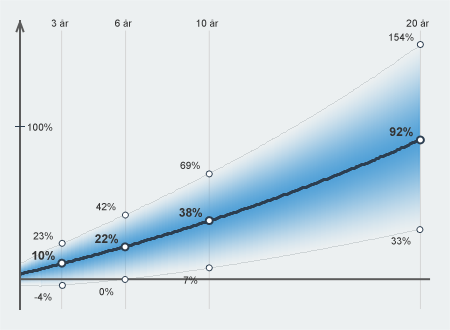
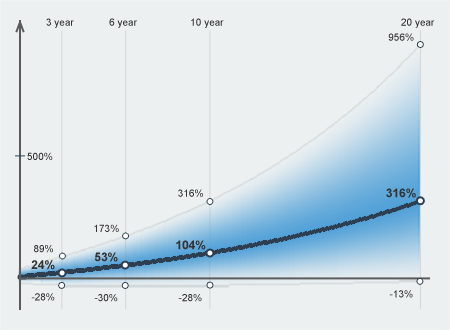
Two versions of the same layered image (450px x 330px). Layer-by-layer changes:
painted on "maxReturn10YearsText" over [left=178, top=161, right=203, bottom=197]
painted on "maxReturn6YearsText" over [left=94, top=203, right=119, bottom=232]
painted on "maxReturn3YearsText" over [left=33, top=232, right=53, bottom=253]
painted on "expReturn20YearsText" over [left=386, top=127, right=416, bottom=198]
painted on "expReturn10YearsText" over [left=176, top=208, right=206, bottom=250]
painted on "expReturn6YearsText" over [left=94, top=234, right=118, bottom=262]
painted on "expReturn3YearsText" over [left=31, top=251, right=55, bottom=270]
painted on "minReturn20YearsText" over [left=389, top=237, right=413, bottom=298]
painted on "minReturn10YearsText" over [left=178, top=276, right=202, bottom=302]
painted on "minReturn6YearsText" over [left=94, top=288, right=118, bottom=302]
painted on "expReturn20YearsDot" over [left=417, top=137, right=423, bottom=204]
painted on "minReturn20YearsDot" over [left=417, top=227, right=423, bottom=284]
painted on "yAxis100PercentText" over [left=27, top=123, right=53, bottom=160]
painted on "xAxisLine" over [left=21, top=277, right=431, bottom=281]
painted on "xAxis20YearText" over [left=401, top=18, right=435, bottom=28]
painted on "xAxis10YearText" over [left=191, top=18, right=224, bottom=28]
painted on "maxReturnCurve" over [left=18, top=45, right=423, bottom=270]
painted on "expReturnCurve" over [left=18, top=139, right=423, bottom=279]
painted on "minReturnCurve" over [left=18, top=229, right=423, bottom=288]
painted on "gradient" over [left=18, top=47, right=420, bottom=287]
painted on "xAxis10YearLine" over [left=208, top=30, right=211, bottom=309]
painted on "xAxis6YearLine" over [left=125, top=31, right=127, bottom=309]
painted on "xAxis3YearLine" over [left=61, top=30, right=63, bottom=309]
painted on "background" over [left=15, top=18, right=435, bottom=309]
…and 14 more changes (14 painted)
